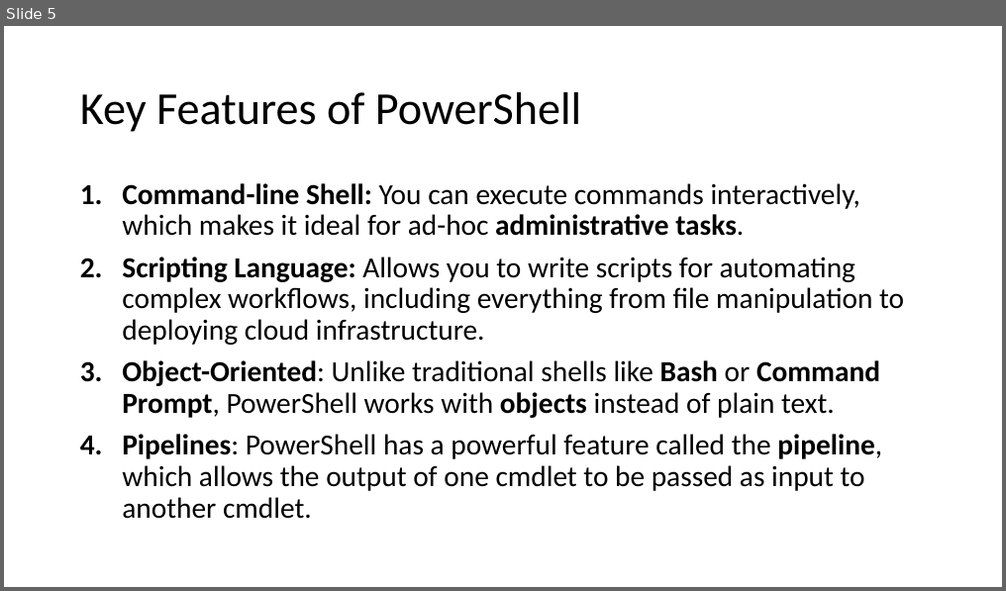
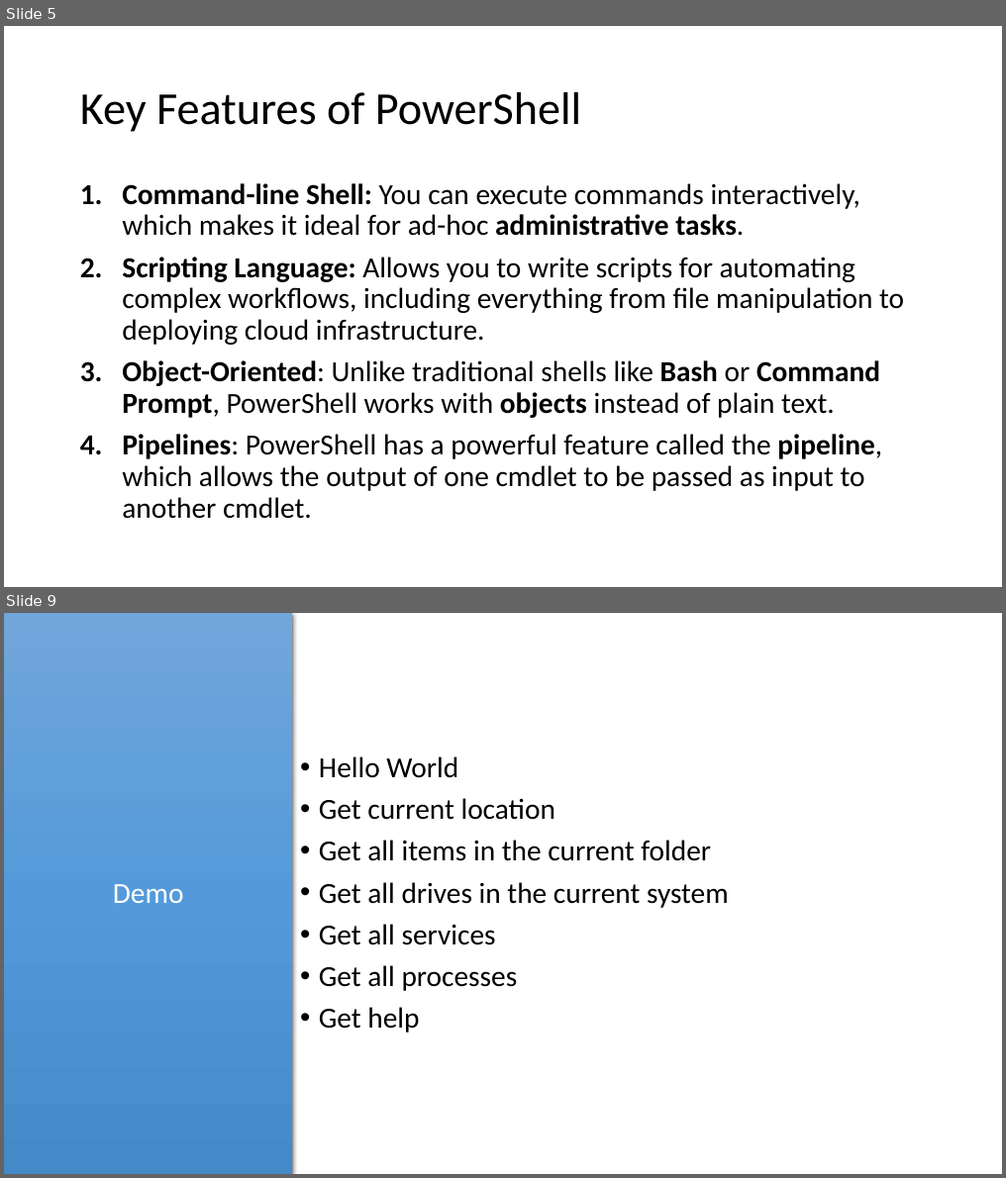
Before and after one commit to PSRITPro/my-learning-journal, a slide deck: PowerShell/Day1/PowerShell.pptx. Shown one above the other, each under a label of ours: slide 5 before the commit, slides 5 and 9 after it; the slides between them are not shown. The pictures are 1006x591 and 1006x1178 pixels, drawn with LibreOffice and Linux fonts; fonts in the diff are those of the drawing. Boxes give left, top, right and bottom in pixels: in the first picture for what was removed or moved away, otherwise in the second. Text is boxed around its words. In the diff, an @@ line names an element or a change of style, - is before the commit and + after.

```diff
--- a/PowerShell/Day1/PowerShell.pptx
+++ b/PowerShell/Day1/PowerShell.pptx
@@ slide 9 added at <box>4,613,1002,1174</box>, background #FFFFFF @@
@@ text added at <box>4,613,293,1174</box>, fill gradient #71A6DB to #559BDB to #448ACA, 28 pt, text #FFFFFF @@
+Demo
@@ text added at <box>319,757,729,1033</box>, 28 pt, text #000000 @@
+• Hello World
+• Get current location
+• Get all items in the current folder
+• Get all drives in the current system
+• Get all services
+• Get all processes
+• Get help
```
Also in this commit, not shown: 2 slides changed, 3 other slides added, 11 other files.
